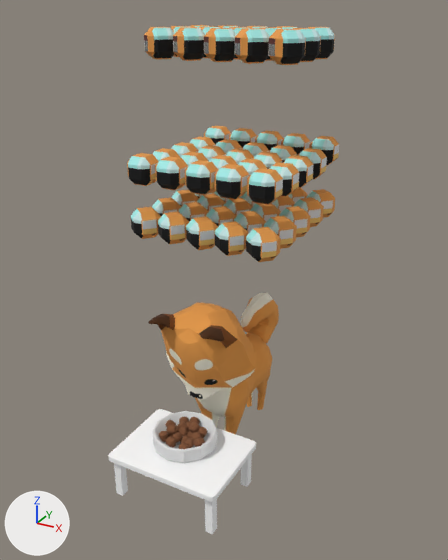
Renders of the OBJ model ChiBaApp/app/src/main/assets/models/fullBowl/fullBowl_frame2.obj from each side of a commit.
Camera for both pictures: a 50 mm lens placed at (10.35, -19.91, 15.09), pointed at (0.15, -1.36, 5.82). Every picture has the same lights, and +X, +Y and +Z are marked at lower left. Where no turn or scale is listed for an object, it has been applied to the vertices. Vertices at the same position are counted once.

Objects in the first picture: 'fullBowl_frame2'.
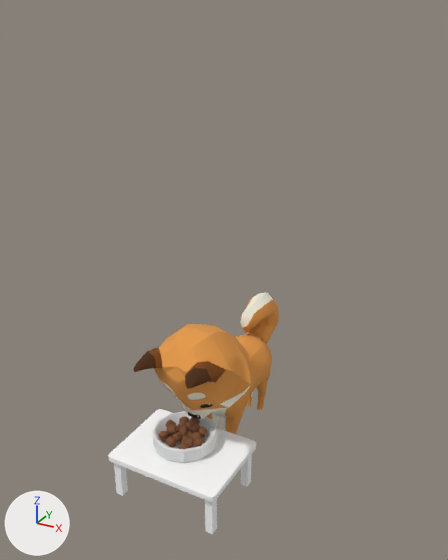
Where the change shows, as pixel boxes (x1, y1, x2, y2) in the pictures (448 x 560 px; the box of a moved part takes in the faces that stretch with it):
'fullBowl_frame2', reshaped (26% narrower, 52% shorter): before (108, 25, 339, 534); after (108, 292, 279, 534)
part 1 of me_fullbowl_frame2, deleted: before (127, 25, 339, 262)
part 2 of me_fullbowl_frame2, moved or reshaped: before (148, 302, 256, 406); after (133, 324, 251, 419)

The change in detail:
me_fullbowl_frame2 is used by ob_fullbowl_frame2; location (0.0, 0.0, 0.0).
me_fullbowl_frame2 had 4000 vertices, 4863 faces and spanned x -2.9..2.8, y -5.9..3.5, z -1.9..14.5.
me_fullbowl_frame2 now has 2440 vertices, 3173 faces and spans x -2.3..2.3, y -5.9..3.5, z -1.9..4.6.
me_fullbowl_frame2 part 1: 65 loose pieces with 1560 vertices, spanning x -2.9..2.8, y -3.2..3.2, z 7.5..14.5, are deleted.
Part 2, on me_fullbowl_frame2:
24 vertices are removed from x -1.7..1.3, y -3.3..-0.5, z 2.5..3.9.
88 faces are deleted.
13 vertices in x -1.4..1.3, y -3.9..-3.6, z 4.6..4.8 move by (0.0, -0.9, -1.1).
12 vertices in x -1.2..1.1, y -4.5..-4.4, z 5.1 move by (0.0, -1.0, -1.4).
11 vertices in x -1.2..1.2, y -4.4..-4.1, z 5.0..5.2 move by (0.0, -1.0, -1.3).
5 vertices in x -0.4..0.4, y -3.8..-3.7, z 4.3..4.5 move by (0.0, -0.8, -1.1).
4 vertices in x -1.0..1.0, y -1.3..-1.1, z 2.1..2.3 move by (0.0, 0.0, 0.1).
4 vertices in x -1.2..1.2, y -3.5..-3.3, z 4.9..5.0 move by (0.0, -1.0, -1.0).
108 vertices move from x -1.9..2.0, y -4.4..-0.7, z 1.5..5.2 to x -1.8..2.0, y -5.3..-0.7, z 0.8..4.6.
24 vertices are added at x -1.9..1.3, y -3.6..-0.7, z 1.9..4.0.
88 new faces join them, mat_newrigging1_lambert2sg (picture img_chibaalltextures_jpg).
